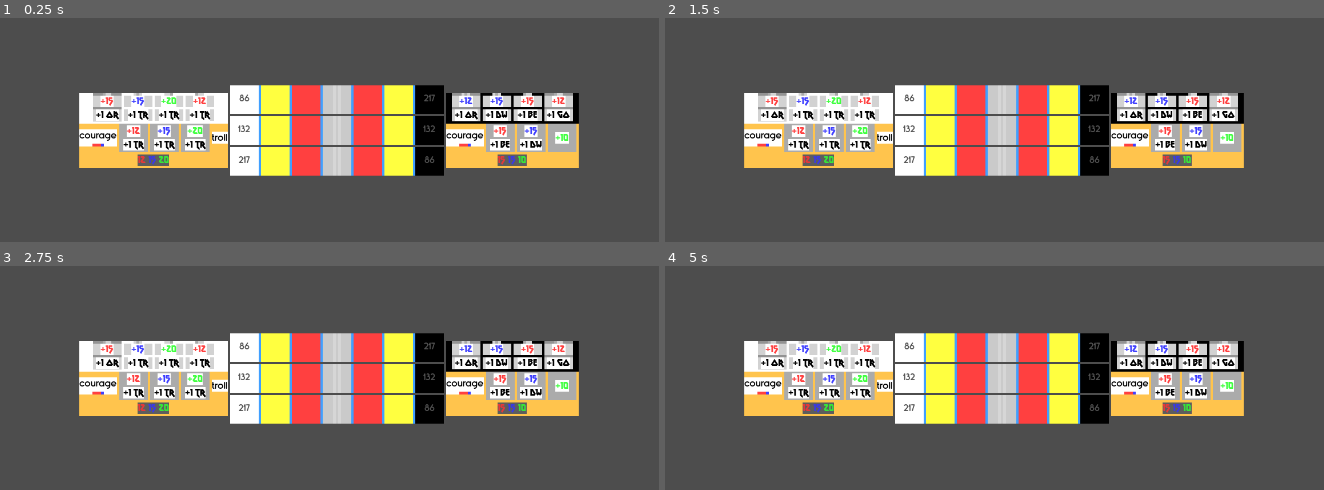
Above: before the commit, frames 1-4 (two rows, left to right).
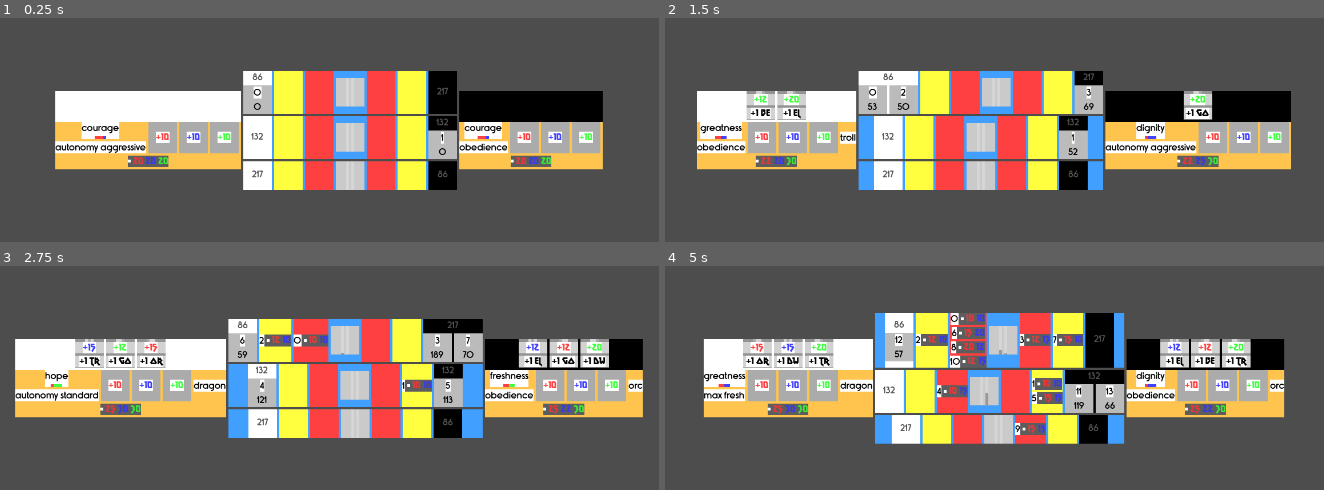
Above: after the commit, the same moments.

Repository: Pe3Hu/kura
Game: Godot game, scene res://scene/0/game.tscn
The game is run twice, just before and just after one commit, with the same random seed, the same clock (stepped at 60 frames per second) and the same inputs.
Inputs:
- Up to frame 1 (0.25 s): no input
- Up to frame 2 (1.5 s): tap Enter at 0.5 s; tap Space at 0.77, 1.25 s
- Up to frame 3 (2.75 s): tap Space at 1.52 s; tap Enter at 2 s
- Up to frame 4 (5 s): tap Space at 2.75, 3.02, 3.77, 4.25, 4.52 s; tap Enter at 3.5 s

The runs differ from the first frame. In frame 1, 24% of the frame differs, in the area x 8-92%, y 23-77%; in frame 2, 30%; in frame 3, 32%, in the area x 2-98%, y 23-77%; in frame 4, 31%.

Commit message:
update version 0.005
1.  Pathfinding for dominance and obedience purpose added

Diff:
--- a/scene/0/game.gd
+++ b/scene/0/game.gd
@@ -11,8 +11,8 @@
 
 	for altar in Global.node.arena.altars:
 		altar.select_cards()
-		#altar.create_servant()
-	pass
+		altar.create_servant()
+		pass
 
 
 func _input(event) -> void:
--- a/scene/2/altar.gd
+++ b/scene/2/altar.gd
@@ -7,6 +7,27 @@
 
 var lord = null
 var arena = null
+var purposes = []
+
+
+func _ready() -> void:
+	forge.altar = self
+	set_purposes()
+
+
+func set_purposes() -> void:
+	for _i in 3:
+		purposes.append("dominance")
+
+	for _i in 2:
+		purposes.append("obedience")
+
+
+func round_start() -> void:
+	forge.reset()
+	library.draw_hand()
+	select_cards()
+	create_servant()
 
 
 func select_cards() -> void:
@@ -71,7 +92,7 @@
 		if synergies[synergy].keys().size() < 2:
 			synergies.erase(synergy)
 
-	print(synergies)
+	#print(synergies)
 
 	if !synergies.keys().is_empty():
 		aspects_assessment(synergies)
@@ -99,7 +120,6 @@
 		forge.use_card(card)
 
 
-
 func finish_leftovers() -> void:
 	var slots = {}
 
@@ -125,27 +145,104 @@
 		forge.use_card(card)
 
 
-
 func create_servant() -> void:
 	var servant = forge.prototype.get_copy()
 	servant.altar = self
-	servant.purpose = "dominance"#"obedience"
-	servant.index = Global.num.index.servant
-	Global.num.index.servant += 1
+	servant.purpose = forge.purpose
 	var traveler = Global.scene.traveler.instantiate()
 	var path = choose_path()
 	path.travelers.add_child(traveler)
 	traveler.path = path
 	traveler.servant = servant
-	traveler.index.text = str(servant.index)
 	traveler.milestone.text = str(0)
 	forge.set_default_slots()
 
 
 func choose_path() -> MarginContainer:
-	var pillar = arena.pillars.get_child(0)
+	var path = null
+
+	match forge.purpose:
+		"dominance":
+			path = get_dominance_path()
+		"obedience":
+			path = get_obedience_path()
+
+	return path
+
+
+func get_dominance_path() -> MarginContainer:
+	var pillar = null
+	var datas = recognize_presence()
+	datas.sort_custom(func(a, b): return a.dominance < b.dominance)
+	#print("____")
+	#print(datas)
+	var options = []
+
+	for data in datas:
+		if data.dominance == datas.front().dominance:
+			options.append(data.pillar)
+
+	#print(options)
+	pillar = options.pick_random()
 	var path = pillar.paths[self]
 	return path
+
+
+func get_obedience_path() -> MarginContainer:
+	var pillar = null
+	var datas = recognize_presence()
+
+	for _i in range(datas.size() -1, -1, -1):
+		if datas[_i].dominance < 0:
+			datas.remove_at(_i)
+
+	if datas.is_empty():
+		datas = recognize_presence()
+		datas.sort_custom(func(a, b): return a.remoteness > b.remoteness)
+		pillar = datas.front().pillar
+	else:
+		datas.sort_custom(func(a, b): return a.dominance > b.dominance)
+
+		if datas.front().dominance == 0:
+			datas.sort_custom(func(a, b): return a.remoteness > b.remoteness)
+
+		pillar = datas.front().pillar
+
+	var path = pillar.paths[self]
+	return path
+
+
+func recognize_presence() -> Array:
+	var datas = []
+
+	for pillar in arena.pillars.get_children():
+		var data = {}
+		data.pillar = pillar
+		data.remoteness = int(pillar.paths[self].length.text)
+
+		for purpose in Global.arr.purpose:
+			data[purpose] = 0
+			var squads = pillar.get_squads_based_on_purpose(purpose)
+
+			for squad in squads:
+				var sign = 1
+
+				if squad.altar == self:
+					sign = -1
+
+				data[purpose] += sign * squad.servants.get_child_count()
+
+		for altar in pillar.paths:
+			var sign = 1
+
+			if altar != self:
+				sign = -1
+
+			data.dominance += sign * pillar.paths[altar].travelers.get_child_count()
+
+		datas.append(data)
+
+	return datas
 
 
 func update_color_based_on_lord() -> void:
--- a/scene/2/arena.gd
+++ b/scene/2/arena.gd
@@ -48,6 +48,7 @@
 	var altar = Global.scene.altar.instantiate()
 	vbox.add_child(altar)
 	altar.arena = self
+	altar.forge.reset()
 
 	if altars.is_empty():
 		altar.lord = "player"
@@ -100,6 +101,9 @@
 
 
 func _at_end_of_round() -> void:
+	for altar in altars:
+		altar.round_start()
+
 	move_travelers()
 	promote_obedience()
 	promote_dominance()
--- a/scene/2/arena.tscn
+++ b/scene/2/arena.tscn
@@ -31,7 +31,7 @@
 alignment = 1
 
 [node name="Timer" type="Timer" parent="."]
-wait_time = 0.2
+wait_time = 0.8
 autostart = true
 
 [connection signal="timeout" from="Timer" to="." method="_at_end_of_round"]
--- a/scene/2/path.tscn
+++ b/scene/2/path.tscn
@@ -33,6 +33,6 @@
 horizontal_alignment = 1
 vertical_alignment = 1
 
-[node name="Travelers" type="VBoxContainer" parent="VBox"]
+[node name="Travelers" type="HBoxContainer" parent="VBox"]
 layout_mode = 2
 alignment = 1
--- a/scene/2/pillar.gd
+++ b/scene/2/pillar.gd
@@ -56,6 +56,12 @@
 	traveler_.servant.squad.servants.add_child(traveler_.servant)
 	traveler_.servant.aspects.get_node("velocity").visible = false
 
+	var icon = traveler_.index
+	icon.get_parent().remove_child(icon)
+	traveler_.servant.hbox.add_child(traveler_.index)
+	traveler_.servant.hbox.move_child(traveler_.index, 0)
+	traveler_.servant.index = icon
+
 	for aspect in traveler_.servant.aspects.get_children():
 		aspect.value = int(aspect.label.text)
 
@@ -70,6 +76,17 @@
 				return squad
 
 	return null
+
+
+func get_squads_based_on_purpose(purpose_: String) -> Array:
+	var squads_ = []
+
+	for squad in squads.get_children():
+		if squad.get("purpose") != null:
+			if squad.purpose == purpose_:
+				squads_.append(squad)
+
+	return squads_
 
 
 func add_rope() -> void:
--- a/scene/2/scramble.gd
+++ b/scene/2/scramble.gd
@@ -2,21 +2,28 @@
 
 
 var queue = []
-var end = null
+var end = false
 
 
 func start() -> void:
+	queue = []
 	end = false
 	set_servant_queue()
-	queue_up()
+
+	if !queue.is_empty():
+		queue_up()
 
 
 func set_servant_queue() -> void:
 	var datas = {}
-	var keys = ["dominances"]
+	var keys = []
 
-	if get_parent().rope == null:
-		keys.append("obediences")
+	for purpose in Global.arr.purpose:
+		var key = purpose + "s"
+		keys.append(key)
+
+	#if get_parent().rope == null:
+	#	keys.append("obediences")
 
 	for key in keys:
 		for altar in get_parent().get(key):
@@ -29,7 +36,7 @@
 					datas[velocity] = []
 
 				var data = {}
-				data.index = servant.index
+				data.index = int(servant.index.label.text)
 				data.servant = servant
 				datas[velocity].append(data)
 
@@ -50,7 +57,7 @@
 
 
 func activate(servant_: MarginContainer) -> void:
-	if check_foe(servant_.altar):
+	if check_foe(servant_.altar) and servant_.purpose == "dominance":
 		var foe = get_foe(servant_)
 		press(servant_, foe)
 	else:
@@ -78,6 +85,7 @@
 			datas.append(data)
 
 	datas.sort_custom(func(a, b): return a.proximity < b.proximity)
+	print(datas.front().servant.index)
 	return datas.front().servant
 
 
@@ -93,7 +101,7 @@
 	if attack > defense:
 		var aspect = foe_.aspects.get_node("autonomy")
 		var damage = -floor(sqrt(attack - defense))
-		print(defense - attack, damage)
+		#print(defense - attack, damage)
 		aspect.add_value(damage)
 
 		if foe_.dead:
--- a/scene/3/forge.gd
+++ b/scene/3/forge.gd
@@ -6,11 +6,13 @@
 @onready var prefixs = $VBox/HBox/Prefixs
 @onready var suffixs = $VBox/HBox/Suffixs
 
-
+var altar = null
 var totems = {}
 var origins = {}
 var kinds = {}
 var symbol = null
+var purpose = null
+var calibration = {}
 
 
 func _ready() -> void:
@@ -18,7 +20,7 @@
 		slot.prototype = prototype
 		slot.forge = self
 
-	reset()
+	calibration.balance = 0
 
 
 func reset() -> void:
@@ -48,16 +50,15 @@
 	symbol = Global.dict.spell.symbol.keys().pick_random()
 	add_affix("symbol", symbol)
 
+	purpose = altar.purposes.pick_random()
 
-func use_card(card_: MarginContainer) -> void:
-	var slot = slots.get_node(card_.slot)
-	slot.cards.append(card_)
-	card_.bg.visible = false
+	if purpose == "obedience":
+		calibration.aspect = null
+		calibration.servant = null
+	else:
+		set_calibrations()
 
-	for granule in card_.granules.get_children():
-		for protocol in granule.protocols.get_children():
-			var copy = protocol.get_copy()
-			slot.apply_protocol(copy)
+	add_affix("purpose", purpose)
 
 
 func add_affix(type_: String, title_: String) -> void:
@@ -73,5 +74,39 @@
 		"symbol":
 			prefixs.add_child(icon)
 			icon.draw_spell_symbol(title_)
+		"purpose":
+			prefixs.add_child(icon)
+			icon.draw_purpose(calibration)
 
 	icon.draw_servant_affix(title_)
+
+
+func set_calibrations() -> void:
+	var limit = {}
+	var balance = Global.dict.calibration.base + calibration.balance
+	limit.min = max(Global.dict.calibration.min, balance - Global.dict.calibration.dispersion / 2)
+	limit.max = limit.min + Global.dict.calibration.dispersion
+
+	if limit.max > Global.dict.calibration.max:
+		limit.max = Global.dict.calibration.max
+		limit.min = limit.max - Global.dict.calibration.dispersion
+
+	Global.rng.randomize()
+	var price = Global.rng.randi_range(limit.min, limit.max)
+	balance += Global.dict.calibration.base - price
+
+	var calibration_ = Global.dict.calibration.price[price].pick_random()
+	calibration.aspect = calibration_.aspect
+	calibration.servant = calibration_.servant
+
+
+func use_card(card_: MarginContainer) -> void:
+	var slot = slots.get_node(card_.slot)
+	slot.cards.append(card_)
+	#card_.bg.visible = false
+	altar.library.card_transfer(card_)
+
+	for granule in card_.granules.get_children():
+		for protocol in granule.protocols.get_children():
+			var copy = protocol.get_copy()
+			slot.apply_protocol(copy)
--- a/scene/3/servant.gd
+++ b/scene/3/servant.gd
@@ -1,13 +1,15 @@
 extends MarginContainer
 
 
+@onready var hbox = $VBox/HBox
 @onready var aspects = $VBox/HBox/Aspects
+#@onready var index = $VBox/HBox/Index
 
-var index = null
 var altar = null
 var purpose = null
 var squad = null
 var dead = false
+var index = null
 
 
 func _ready() -> void:
@@ -22,6 +24,9 @@
 func get_copy() -> MarginContainer:
 	var servant = self.duplicate()
 	servant.aspects = Global.scene.aspects.instantiate()
+	#var icon = Global.scene.icon.instantiate()
+	#icon.name = "Index"
+	#servant.index = icon
 
 	for _i in aspects.get_child_count():
 		servant.aspects.get_child(_i).label = servant.aspects.get_child(_i).get_node("Label")
--- a/scene/3/servant.tscn
+++ b/scene/3/servant.tscn
@@ -1,7 +1,8 @@
-[gd_scene load_steps=3 format=3 uid="uid://b1yw3l206g5rk"]
+[gd_scene load_steps=4 format=3 uid="uid://b1yw3l206g5rk"]
 
 [ext_resource type="Script" path="res://scene/3/servant.gd" id="1_1c1en"]
 [ext_resource type="PackedScene" uid="uid://gjrm2qndq7xo" path="res://scene/4/aspects.tscn" id="1_g0fj4"]
+[ext_resource type="PackedScene" uid="uid://bosmmlrvh3vk1" path="res://scene/4/icon.tscn" id="2_8kgjk"]
 
 [node name="Servant" type="MarginContainer"]
 custom_minimum_size = Vector2(5, 5)
@@ -32,5 +33,8 @@
 layout_mode = 2
 alignment = 1
 
+[node name="Index" parent="VBox/HBox" instance=ExtResource("2_8kgjk")]
+layout_mode = 2
+
 [node name="Aspects" parent="VBox/HBox" instance=ExtResource("1_g0fj4")]
 layout_mode = 2
--- a/scene/3/traveler.gd
+++ b/scene/3/traveler.gd
@@ -6,6 +6,11 @@
 
 var path = null
 var servant = null
+
+
+func _ready() -> void:
+	index.draw_index(Global.num.index.servant)
+	Global.num.index.servant += 1
 
 
 func move() -> void:
--- a/scene/3/traveler.tscn
+++ b/scene/3/traveler.tscn
@@ -1,6 +1,7 @@
-[gd_scene load_steps=3 format=3 uid="uid://14m7eajv5lb8"]
+[gd_scene load_steps=4 format=3 uid="uid://14m7eajv5lb8"]
 
 [ext_resource type="Script" path="res://scene/3/traveler.gd" id="1_u6kex"]
+[ext_resource type="PackedScene" uid="uid://bosmmlrvh3vk1" path="res://scene/4/icon.tscn" id="2_ablut"]
 [ext_resource type="FontFile" uid="uid://beh7inkt4rf38" path="res://asset/font/rimouski sb.otf" id="2_r2x4m"]
 
 [node name="Traveler" type="MarginContainer"]
@@ -26,12 +27,8 @@
 layout_mode = 2
 alignment = 1
 
-[node name="Index" type="Label" parent="VBox"]
+[node name="Index" parent="VBox" instance=ExtResource("2_ablut")]
 layout_mode = 2
-theme_override_colors/font_color = Color(0, 0, 0, 1)
-theme_override_fonts/font = ExtResource("2_r2x4m")
-horizontal_alignment = 1
-vertical_alignment = 1
 
 [node name="Milestone" type="Label" parent="VBox"]
 layout_mode = 2
--- a/scene/4/icon.gd
+++ b/scene/4/icon.gd
@@ -6,8 +6,9 @@
 
 
 func draw_servant_affix(status_: String) -> void:
-	label.visible = true
-	label.text = status_
+	if !label.visible:
+		label.visible = true
+		label.text = status_
 
 
 func draw_slot_type(slot_: String) -> void:
@@ -46,3 +47,18 @@
 
 			var color_ = Color.from_hsv(h, s, v)
 			blank.bg.set_color(color_)
+
+
+func draw_purpose(calibration_: Dictionary) -> void:
+	label.visible = true
+
+	if calibration_.servant == null:
+		label.text = "obedience"
+	else:
+		label.text = calibration_.aspect + " " + calibration_.servant
+
+
+func draw_index(index_: int) -> void:
+	if !label.visible:
+		label.visible = true
+		label.text = str(index_)
--- a/scene/4/library.gd
+++ b/scene/4/library.gd
@@ -20,7 +20,6 @@
 	deck.max = 12
 	set_basic_cards()
 	pull_cards_from_reserve()
-	draw_hand()
 
 
 func set_basic_cards() -> void:
@@ -93,7 +92,7 @@
 
 			synergies[synergy].total = total
 
-	print(synergies)
+	#print(synergies)
 
 
 func pull_cards_from_reserve() -> void:
@@ -111,7 +110,26 @@
 
 func draw_hand() -> void:
 	for _i in hand.draw:
-		var card = future.get_children().pick_random()
+		if present.get_child_count() < hand.max:
+
+			var card = pull_future_card()
+
+			card_transfer(card)
+		else:
+			return
+
+
+func pull_future_card() -> MarginContainer:
+	if future.get_child_count() == 0:
+		transfer_all_cards("past")
+
+	var card = future.get_children().pick_random()
+	return card
+
+
+func transfer_all_cards(name_: String) -> void:
+	while get(name_).get_child_count() != 0:
+		var card = get(name_).get_child(0)
 		card_transfer(card)
 
 
--- a/script/Global.gd
+++ b/script/Global.gd
@@ -28,6 +28,7 @@
 
 	arr.aspect = ["power", "autonomy", "velocity"]
 	arr.synergy = ["totem", "origin", "kind"]
+	arr.purpose = ["dominance", "obedience"]
 
 
 func init_num() -> void:
@@ -151,6 +152,27 @@
 				while dict.icon.symbol[data.title][key] + 1 <= data[key] / 25:
 					dict.icon.symbol[data.title][key] += 1
 
+	dict.calibration = {}
+	dict.calibration.price = {}
+
+	for aspect in dict.spell.calibration.aspect:
+		for servant in dict.spell.calibration.servant:
+			var price = int(dict.spell.calibration.aspect[aspect].price + dict.spell.calibration.servant[servant].price)
+			var calibration = {}
+			calibration.aspect = aspect
+			calibration.servant = servant
+
+			if !dict.calibration.price.has(price):
+				dict.calibration.price[price] = []
+
+			dict.calibration.price[price].append(calibration)
+
+	var prices = dict.calibration.price.keys()
+	prices.sort()
+	dict.calibration.min = prices.front()
+	dict.calibration.max = prices.back()
+	dict.calibration.base = 20
+	dict.calibration.dispersion = 6
 
 
 func init_origins() -> void:
